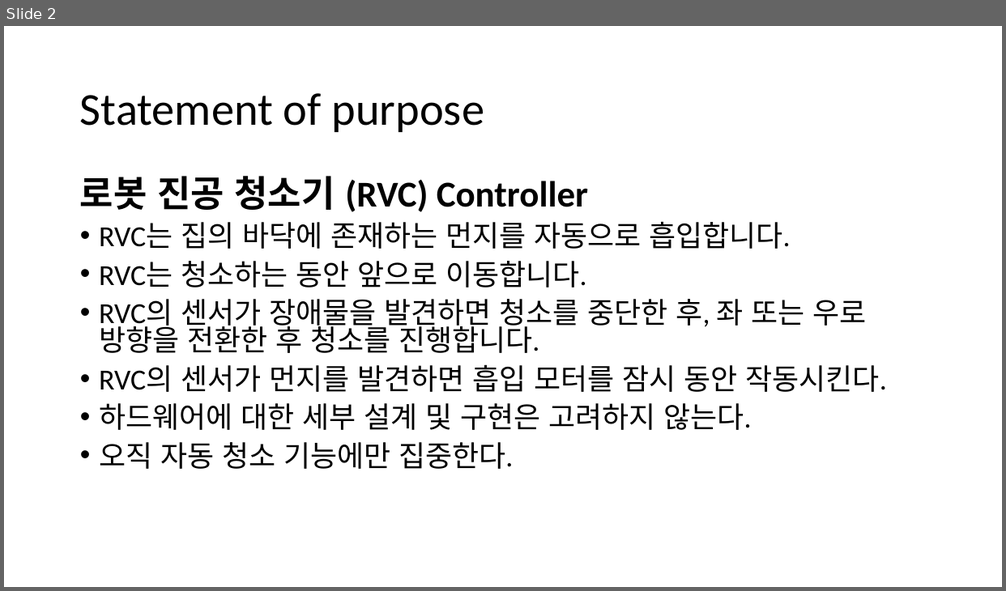
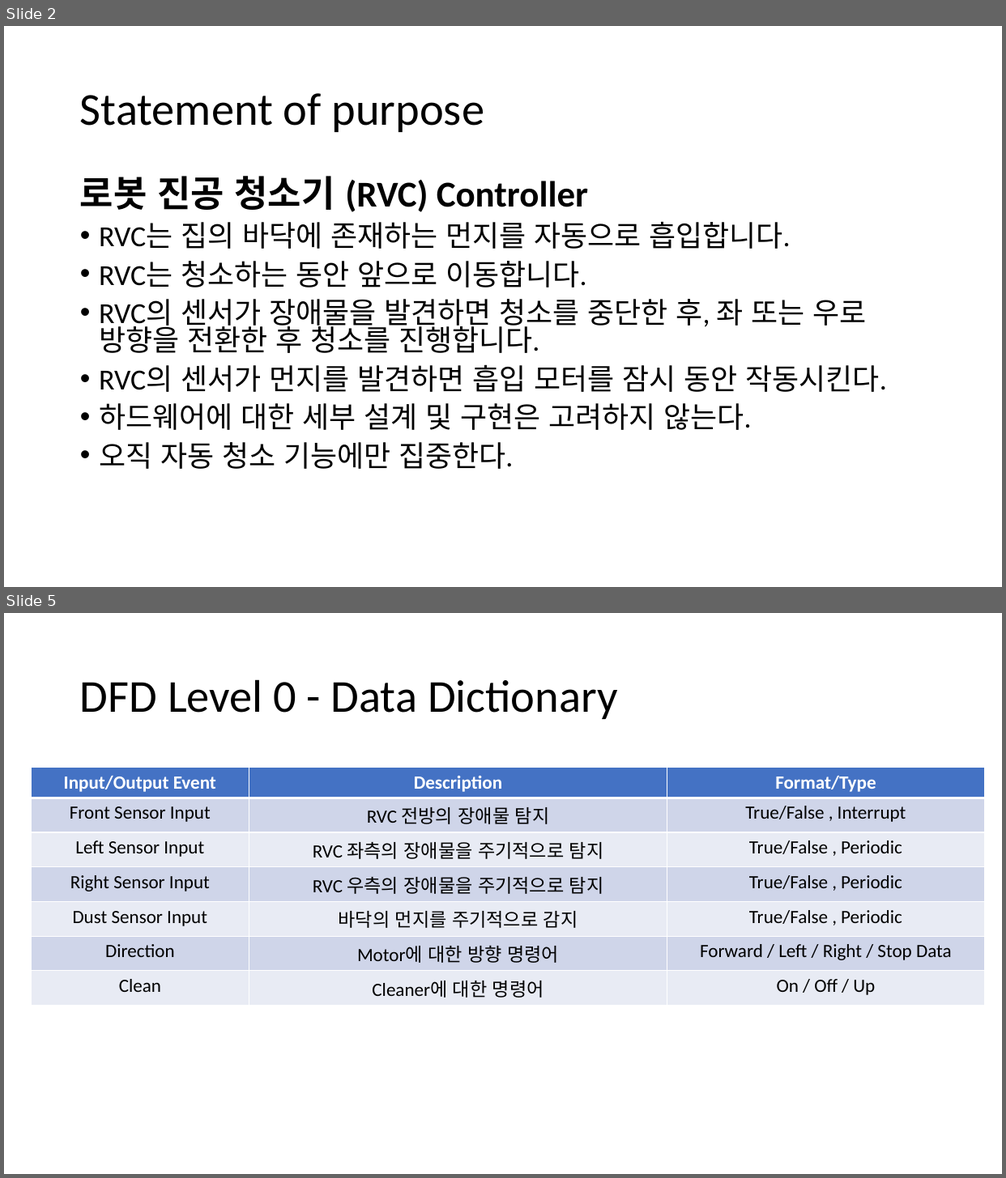
Before and after one commit to azzyjk/2020-2, a slide deck: SoftwareEngineering/SoftwareEngineering_SA.pptx. Shown one above the other, each under a label of ours: slide 2 before the commit, slides 2 and 5 after it; the slides between them are not shown. The pictures are 1006x591 and 1006x1178 pixels, drawn with LibreOffice and Linux fonts; fonts in the diff are those of the drawing. Boxes give left, top, right and bottom in pixels: in the first picture for what was removed or moved away, otherwise in the second. Text is boxed around its words. In the diff, an @@ line names an element or a change of style, - is before the commit and + after.

```diff
--- a/SoftwareEngineering/SoftwareEngineering_SA.pptx
+++ b/SoftwareEngineering/SoftwareEngineering_SA.pptx
@@ slide 5 added at (4,613,1002,1174), background #FFFFFF @@
@@ title added at (80,679,618,719), 44 pt, text #000000 @@
+DFD Level 0 - Data Dictionary
@@ table added at (31,767,986,1001), 7 rows, 3 columns @@
+Input/Output Event | Description | Format/Type
+Front Sensor Input | RVC 전방의 장애물 탐지 | True/False , Interrupt
+Left Sensor Input | RVC 좌측의 장애물을 주기적으로 탐지 | True/False , Periodic
+Right Sensor Input | RVC 우측의 장애물을 주기적으로 탐지 | True/False , Periodic
+Dust Sensor Input | 바닥의 먼지를 주기적으로 감지 | True/False , Periodic
+Direction | Motor에 대한 방향 명령어 | Forward / Left / Right / Stop Data
+Clean | Cleaner에 대한 명령어 | On / Off / Up
```
Also in this commit, not shown: 4 other slides added.
